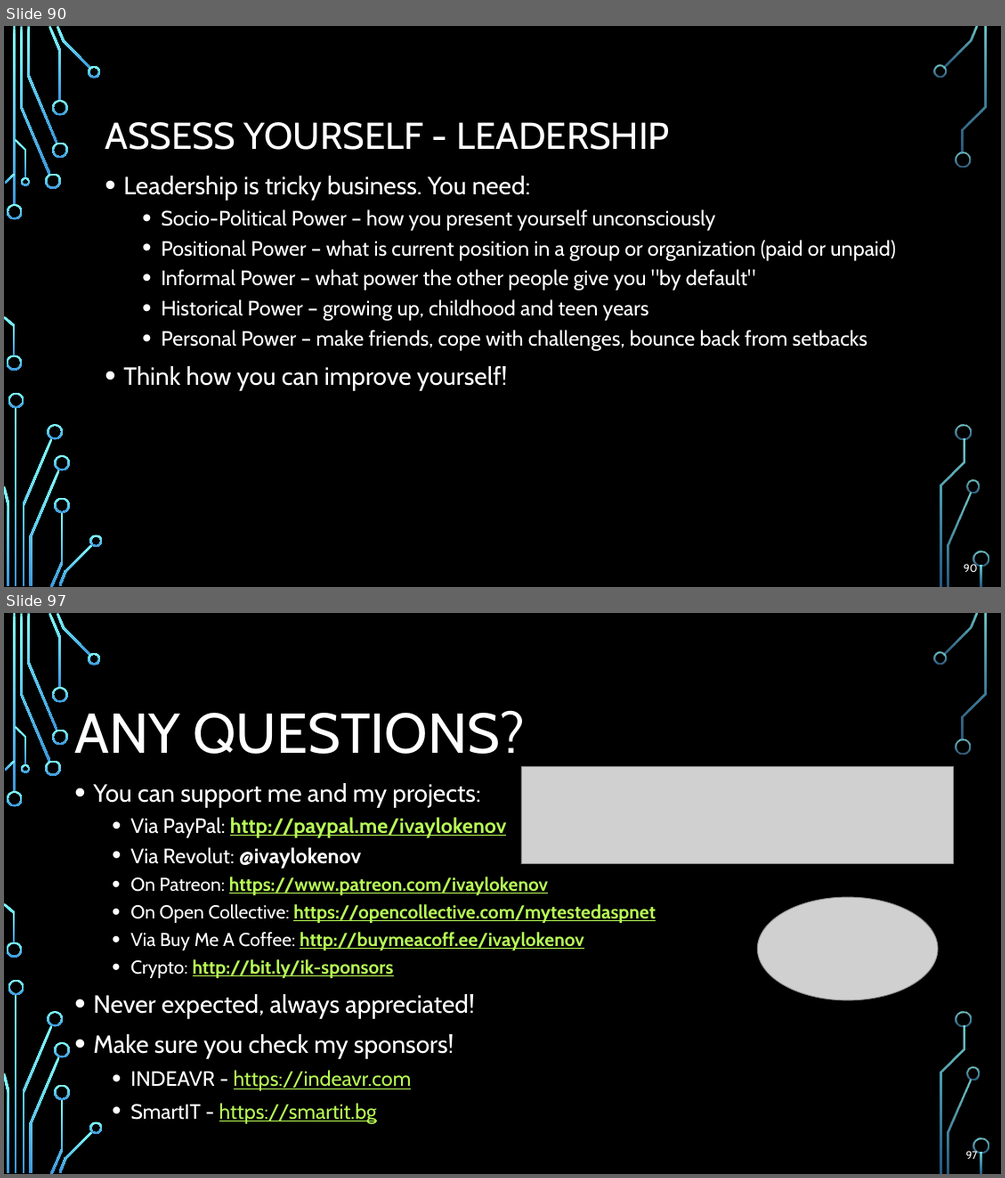
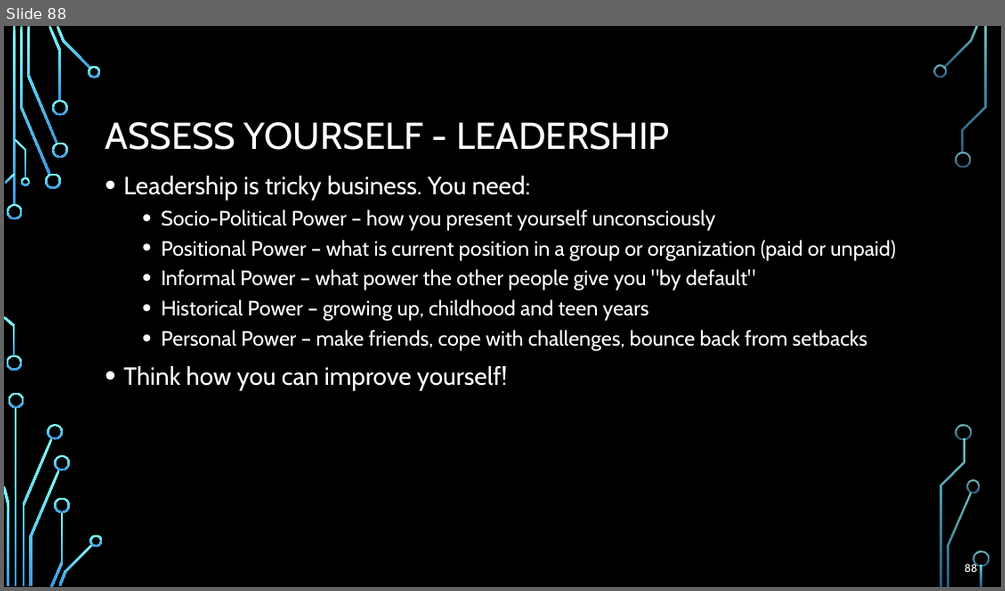
Before and after one commit to profjordanov/doctorate, a slide deck: resources/Software-Architecture-S/Presentation-Part7-The-Architect-Team.pptx. Shown one above the other, each under a label of ours: slides 90 and 97 before the commit, slide 88 after it; the slides between them are not shown. The pictures are 1005x1178 and 1005x591 pixels, drawn with LibreOffice and Linux fonts; fonts in the diff are those of the drawing; grey boxes stand for pictures; background and template pictures are left out. Boxes give left, top, right and bottom in pixels: in the first picture for what was removed or moved away, otherwise in the second. Text is boxed around its words. In the diff, an @@ line names an element or a change of style, - is before the commit and + after.

```diff
--- a/resources/Software-Architecture-S/Presentation-Part7-The-Architect-Team.pptx
+++ b/resources/Software-Architecture-S/Presentation-Part7-The-Architect-Team.pptx
@@ slide 97 removed at [4, 613, 1001, 1174], background picture (left out); not listed: 36 template elements that a slide beside it also shows @@
@@ title removed at [74, 710, 525, 754] @@
-ANY QUESTIONS?
@@ picture removed at [521, 766, 954, 863] @@
@@ text removed at [93, 783, 655, 1124] @@
-• You can support me and my projects:
-  • Via PayPal: http://paypal.me/ivaylokenov
-  • Via Revolut: @ivaylokenov
-  • On Patreon: https://www.patreon.com/ivaylokenov
-  • On Open Collective: https://opencollective.com/mytestedaspnet
-  • Via Buy Me A Coffee: http://buymeacoff.ee/ivaylokenov
-  • Crypto: http://bit.ly/ik-sponsors
-• Never expected, always appreciated!
-• Make sure you check my sponsors!
-  • INDEAVR - https://indeavr.com
-  • SmartIT - https://smartit.bg
@@ picture removed at [758, 897, 938, 1000] @@
@@ page number removed at [966, 1149, 978, 1159] @@
-97
@@ what was slide 90 is now slide 88 @@
@@ page number at [964, 562, 978, 572]: text changed @@
-90
+88
```
Also in this commit, not shown: 9 other slides removed.
